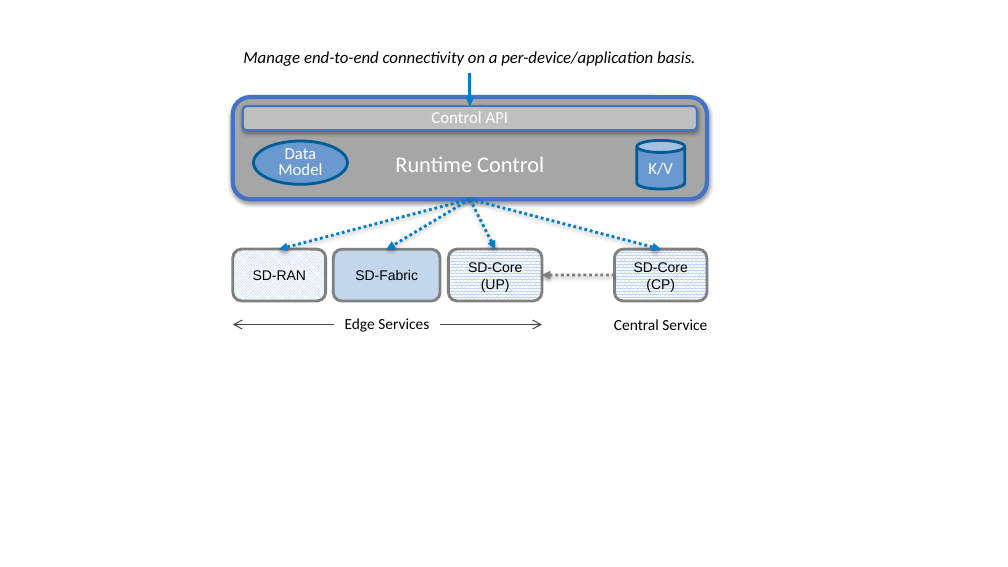
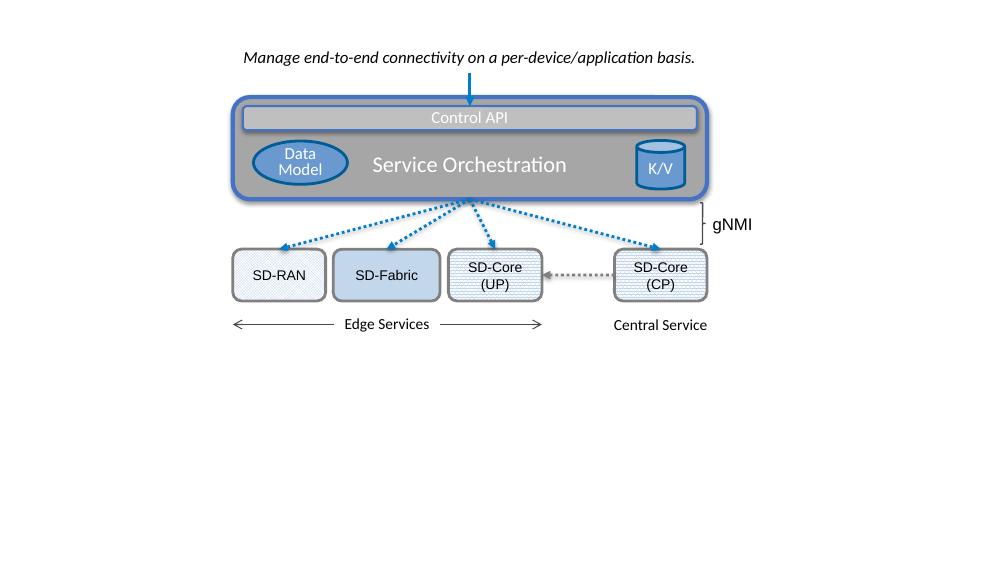
Before and after one commit to SystemsApproach/private5g, a slide deck: slide 9 of figures/ops/figures.pptx. Drawn at 1008x567 pixels with LibreOffice and Linux fonts; fonts in the diff are those of the drawing. Boxes give left, top, right and bottom in pixels: in the first picture for what was removed or moved away, otherwise in the second. Text is boxed around its words. In the diff, an @@ line names an element or a change of style, - is before the commit and + after.

```diff
--- a/figures/ops/figures.pptx
+++ b/figures/ops/figures.pptx
@@ text in rounded rectangle at <box>373,156,567,172</box>: text changed @@
-Runtime Control
+Service Orchestration
@@ right brace added at <box>701,203,706,244</box>, outline #494949 1 pt @@
@@ text added at <box>713,218,753,234</box>, 12 pt, text #000000 @@
+gNMI
```
Also in this commit, not shown: 5 other slides changed, 6 other files.
